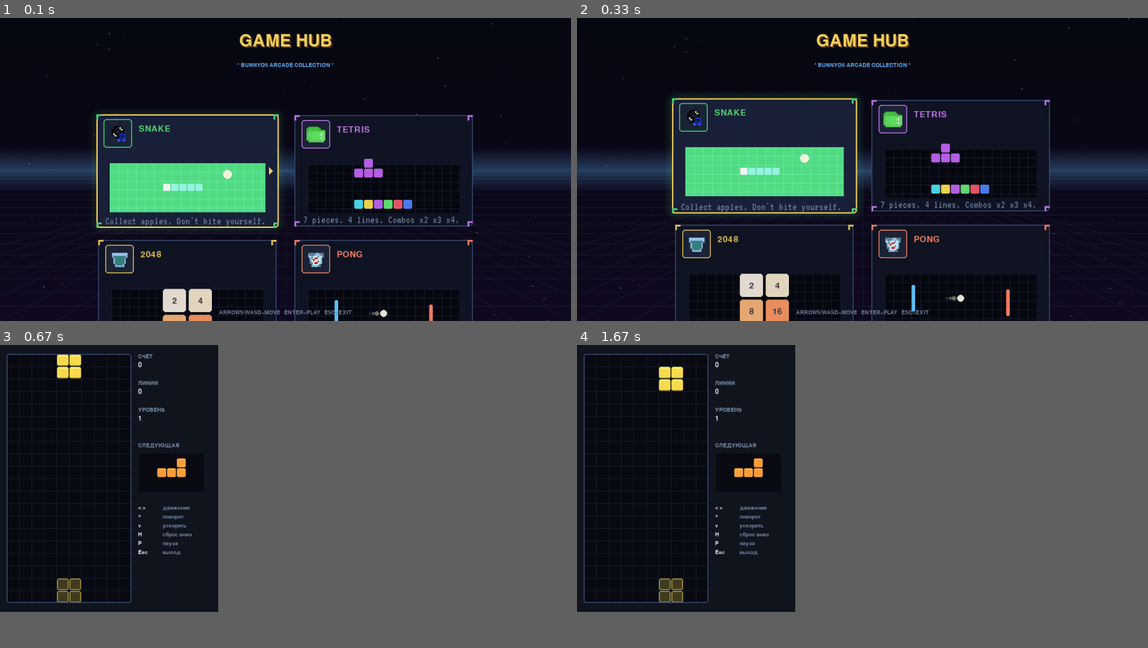
Above: before the commit, frames 1-4 (two rows, left to right).
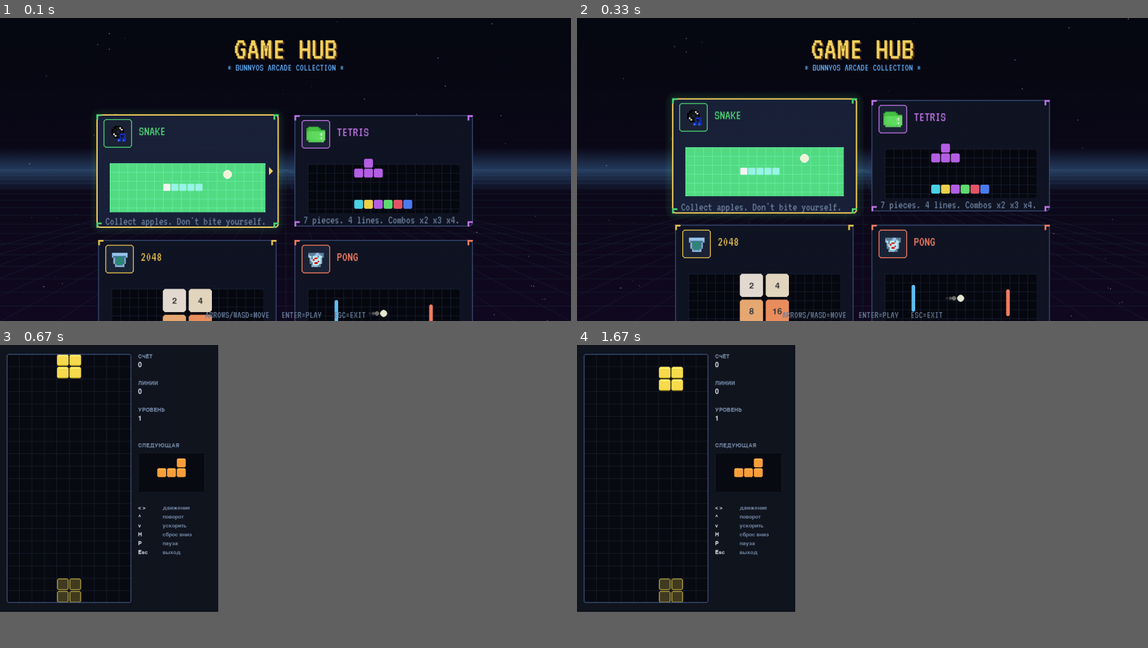
Above: after the commit, the same moments.

Repository: Folombas/PyGame2026
Game: pygame game, started from BunnyOS/game_hub.py
Same seed, same stepped clock (60 frames per second), same inputs: the game is played once before the commit and once after it.
Inputs (mouse positions are in pixels of both pictures, inside the frame that each line leads up to):
- Up to frame 1 (0.1 s): no input
- Up to frame 2 (0.33 s): no input
- Up to frame 3 (0.67 s): click "TETRIS" at 0.38 s
- Up to frame 4 (1.67 s): hold Right 0.67-1.13 s; move the mouse to (679, 490) at 0.7 s; hold Up 1.22-1.52 s; hold Right from 1.55 s (still down)

The runs differ from the first frame. In frame 1, 2.4% of the frame differs, in the area x 18-81%, y 5-100%; in frame 2, 2.4%; in frame 3, nothing differs; in frame 4, nothing differs.

Commit message:
BunnyOS: Game Hub - use VT323 font (terminal style, works reliably)

Diff:
--- a/BunnyOS/game_hub.py
+++ b/BunnyOS/game_hub.py
@@ -27,7 +27,8 @@
 C_GRID      = (25, 35, 55)
 
 SCORES_PATH = os.path.expanduser("~/.bunny_games/highscores.json")
-FONT_PATH = "assets/fonts/PressStart2P.ttf"
+# VT323 — терминальный моношрифт, отлично подходит для ретро-стиля
+FONT_PATH = "assets/fonts/VT323.ttf"
 FONT_DESC = "assets/fonts/VT323.ttf"
 
 
@@ -63,13 +64,14 @@
                 print(f"[hub] ⚠ не смог загрузить {path}: {e}")
                 return pygame.font.Font(None, fallback_size), False
 
-        self.f_title, ok1 = _try_font(FONT_PATH, 32, 56)
-        self.f_card,  ok2 = _try_font(FONT_PATH, 14, 28)
-        self.f_small, ok3 = _try_font(FONT_PATH, 10, 18)
+        # VT323 — большой размер для заголовка, средний для карточек
+        self.f_title, ok1 = _try_font(FONT_PATH, 72, 56)
+        self.f_card,  ok2 = _try_font(FONT_PATH, 30, 28)
+        self.f_small, ok3 = _try_font(FONT_PATH, 22, 18)
         self.font_ok = ok1 and ok2 and ok3
 
-        self.f_desc, _ = _try_font(FONT_DESC, 24, 20)
-        print(f"[hub] шрифт Press Start 2P: {'✓' if self.font_ok else '✗ (fallback)'}")
+        self.f_desc, _ = _try_font(FONT_DESC, 26, 20)
+        print(f"[hub] шрифт VT323: {'✓' if self.font_ok else '✗ (fallback)'}")
 
         self.clock = pygame.time.Clock()
         self.selected = 0
